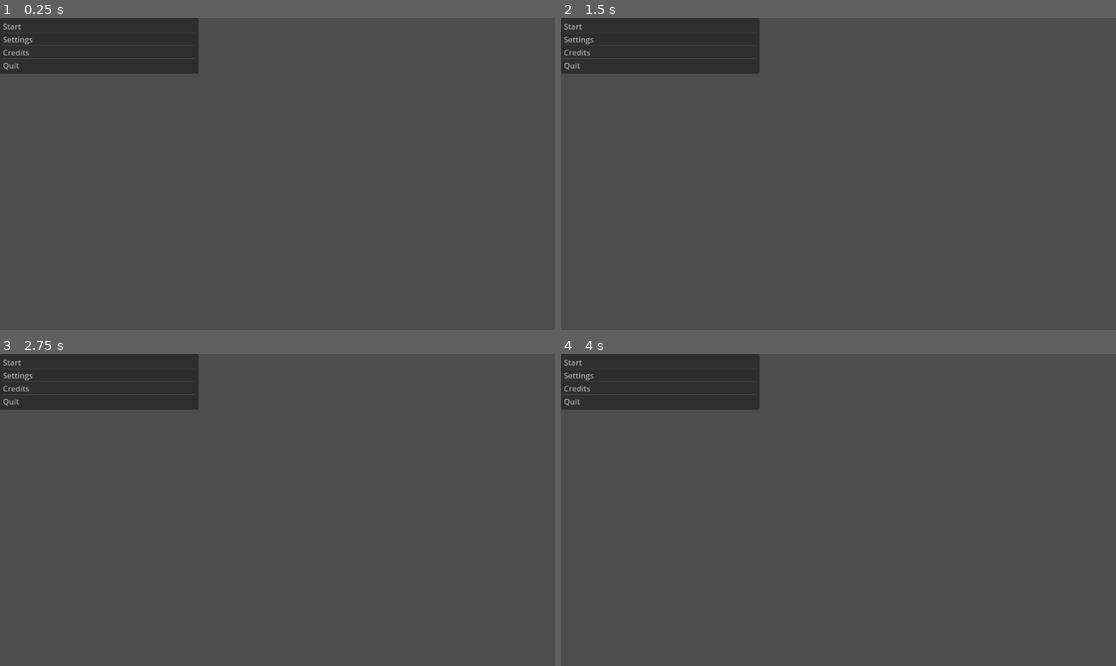
Above: before the commit, frames 1-4 (two rows, left to right).
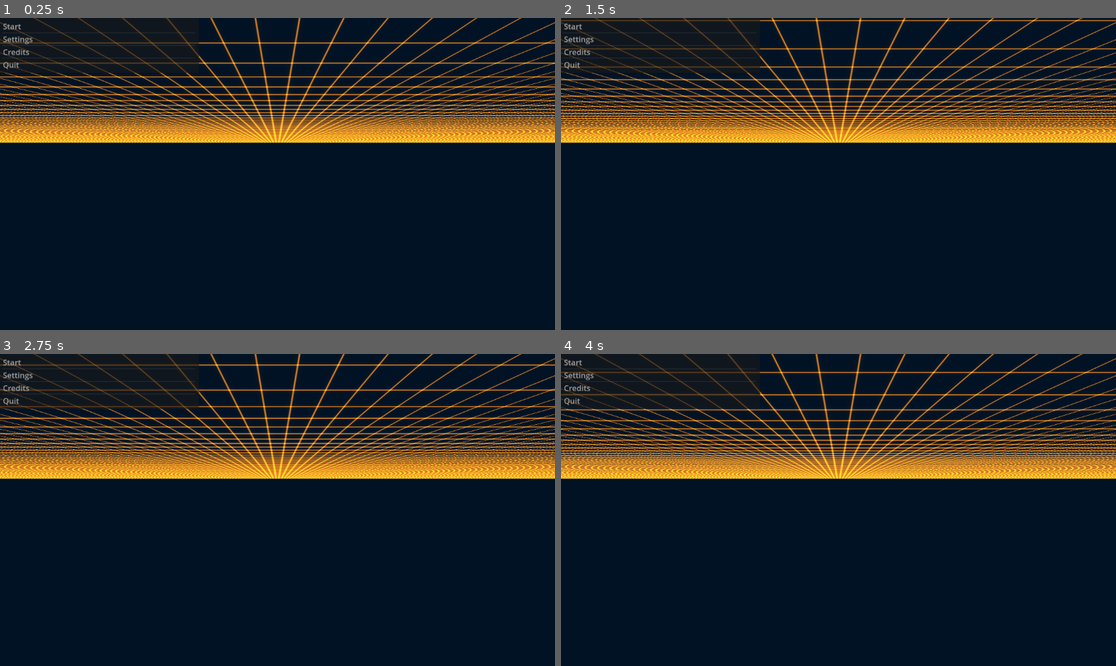
Above: after the commit, the same moments.

Repository: BrennerLittle/OKStateVGDCProject
Game: Godot game, scene res://Scenes/MainMenu.tscn
Two runs of this game, one before a commit and one after it. Both use one fixed random seed, a clock stepped at 60 frames per second and the inputs below.
Inputs:
- Up to frame 1 (0.25 s): no input
- Up to frame 2 (1.5 s): hold Right (ui_right) from 0.53 s (still down); tap Space at 0.77 s
- Up to frame 3 (2.75 s): tap Space at 1.52 s; release Right (ui_right) at 2.03 s; hold Left (ui_left) from 2.03 s (still down)
- Up to frame 4 (4 s): release Left (ui_left) at 2.78 s; hold Right (ui_right) from 2.78 s (still down); tap Space at 3.02, 3.77 s

The runs differ from the first frame. In frame 1, 99% of the frame differs, in the area x 0-100%, y 0-100%; in frame 2, 99%; in frame 3, 99%; in frame 4, 99%.

Commit message:
Revert changes to the Scenes

Diff:
--- a/Scenes/MainMenu.tscn
+++ b/Scenes/MainMenu.tscn
@@ -1,6 +1,12 @@
-[gd_scene load_steps=2 format=3 uid="uid://dk32dlspimw3h"]
+[gd_scene load_steps=5 format=3 uid="uid://dk32dlspimw3h"]
 
 [ext_resource type="Script" path="res://Scripts/MainMenu.gd" id="1_y0lpd"]
+[ext_resource type="Shader" path="res://Shaders/vaporwaveGrid.gdshader" id="2_e24j7"]
+
+[sub_resource type="ShaderMaterial" id="ShaderMaterial_ndb2q"]
+shader = ExtResource("2_e24j7")
+
+[sub_resource type="ShaderMaterial" id="ShaderMaterial_phlrm"]
 
 [node name="MainMenu" type="Node2D"]
 
@@ -10,10 +16,19 @@
 offset_right = 40.0
 offset_bottom = 40.0
 
+[node name="ColorRect" type="ColorRect" parent="Control"]
+material = SubResource("ShaderMaterial_ndb2q")
+layout_mode = 0
+offset_right = 1220.0
+offset_bottom = 720.0
+color = Color(0, 0, 0, 1)
+
 [node name="ItemList" type="ItemList" parent="Control"]
+material = SubResource("ShaderMaterial_phlrm")
 layout_mode = 0
 offset_right = 412.0
 offset_bottom = 89.0
+scale = Vector2(1.00348, 0.985629)
 auto_height = true
 item_count = 4
 item_0/text = "Start"
--- a/Scenes/MapOne.tscn
+++ b/Scenes/MapOne.tscn
@@ -1,3 +1,14 @@
-[gd_scene format=3 uid="uid://bdoaiy2pivqmx"]
+[gd_scene load_steps=3 format=3 uid="uid://bdoaiy2pivqmx"]
+
+[ext_resource type="PackedScene" uid="uid://twl8tlb4pjp0" path="res://Scenes/character_body_2d.tscn" id="1_up848"]
+[ext_resource type="Texture2D" uid="uid://c60h2pgc2l5hn" path="res://icon.svg" id="2_0cvy3"]
 
 [node name="MapOne" type="Node2D"]
+
+[node name="CharacterBody2D" parent="." instance=ExtResource("1_up848")]
+z_index = 1
+
+[node name="Sprite2D" type="Sprite2D" parent="."]
+position = Vector2(261, 395)
+scale = Vector2(6.96875, 7.23438)
+texture = ExtResource("2_0cvy3")
